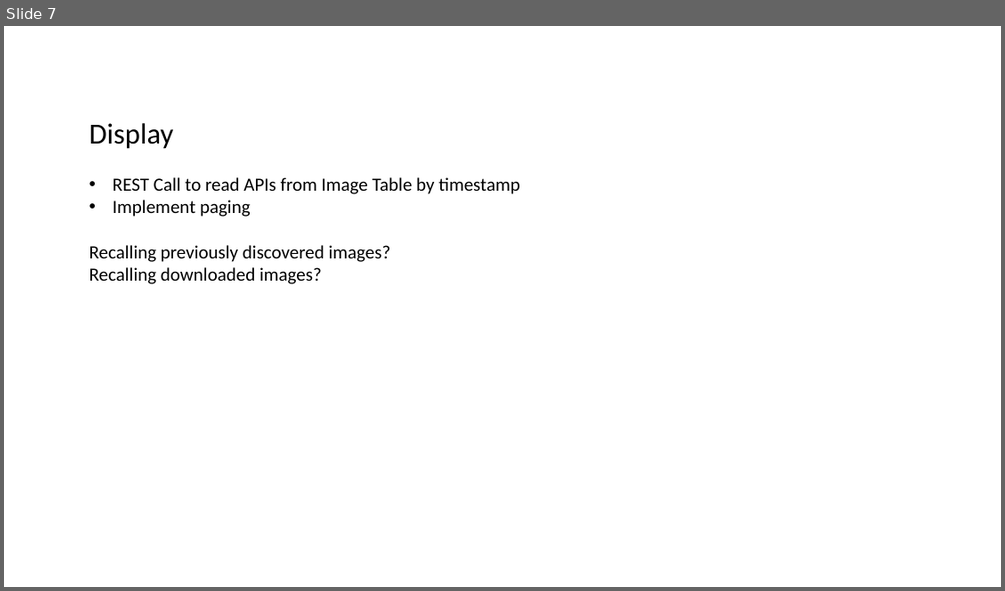
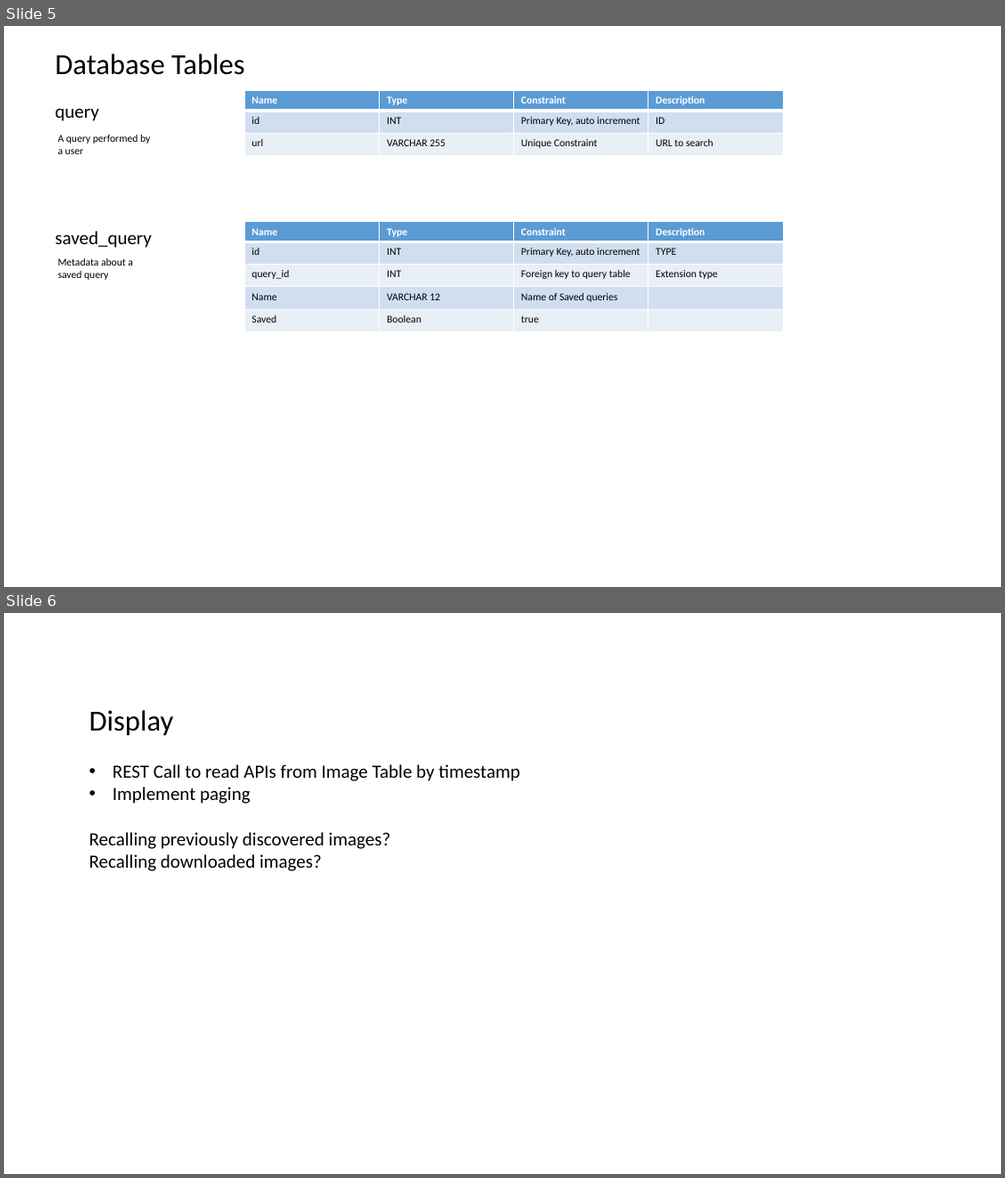
Before and after one commit to datim/squid, a slide deck: docs/design.pptx. Shown one above the other, each under a label of ours: slide 7 before the commit, slides 5 and 6 after it. The pictures are 1005x591 and 1005x1178 pixels, drawn with LibreOffice and Linux fonts; fonts in the diff are those of the drawing. Boxes give left, top, right and bottom in pixels: in the first picture for what was removed or moved away, otherwise in the second. Text is boxed around its words. In the diff, an @@ line names an element or a change of style, - is before the commit and + after.

```diff
--- a/docs/design.pptx
+++ b/docs/design.pptx
@@ slide 5 added at (4,26,1001,587), background #FFFFFF @@
@@ text added at (55,54,245,75), 28 pt, text #000000 @@
+Database Tables
@@ table added at (245,90,784,165), 3 rows, 4 columns @@
+Name | Type | Constraint | Description
+id | INT | Primary Key, auto increment | ID
+url | VARCHAR 255 | Unique Constraint | URL to search
@@ text added at (55,108,98,121), 18 pt, text #000000 @@
+query
@@ text added at (58,135,150,154), 10 pt, text #000000 @@
+A query performed by a user
@@ text added at (55,231,151,248), 18 pt, text #000000 @@
+saved_query
@@ table added at (245,222,784,342), 5 rows, 4 columns @@
+Name | Type | Constraint | Description
+id | INT | Primary Key, auto increment | TYPE
+query_id | INT | Foreign key to query table | Extension type
+Name | VARCHAR 12 | Name of Saved queries | 
+Saved | Boolean | true | 
@@ text added at (58,258,133,280), 10 pt, text #000000 @@
+Metadata about a saved query
@@ what was slide 7 is now slide 6 @@
```
Also in this commit, not shown: 3 slides changed, 1 other slide added, 3 slides removed, 7 other files.
